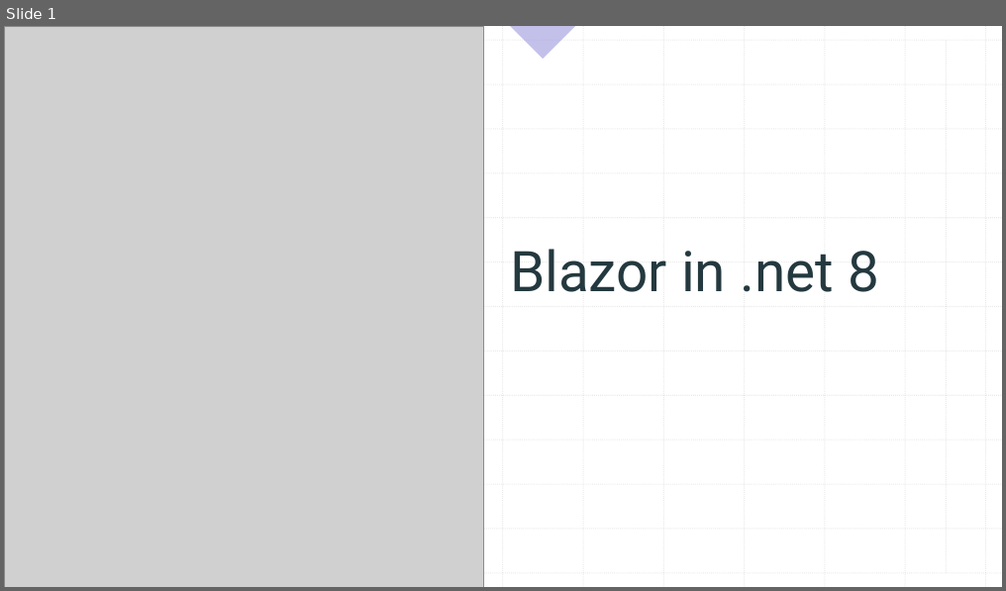
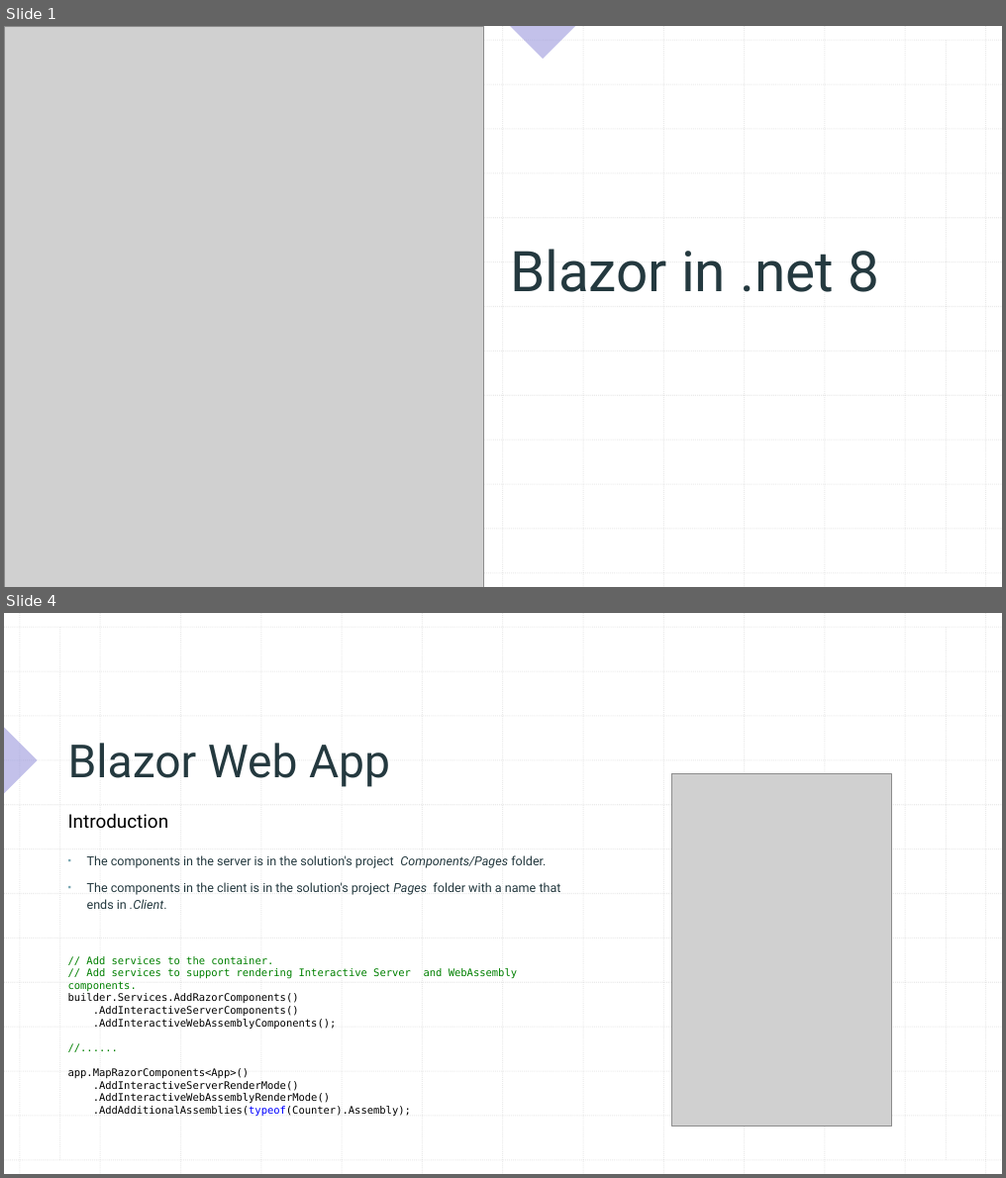
Before and after one commit to xccu/NetCore-Demo, a slide deck: Blazor in .net 8.pptx. Shown one above the other, each under a label of ours: slide 1 before the commit, slides 1 and 4 after it; the slides between them are not shown. The pictures are 1006x591 and 1006x1178 pixels, drawn with LibreOffice and Linux fonts; fonts in the diff are those of the drawing; grey boxes stand for pictures. Boxes give left, top, right and bottom in pixels: in the first picture for what was removed or moved away, otherwise in the second. Text is boxed around its words. In the diff, an @@ line names an element or a change of style, - is before the commit and + after.

```diff
--- a/Blazor in .net 8.pptx
+++ b/Blazor in .net 8.pptx
@@ slide 4 added at box(4, 613, 1002, 1174), background #FFFFFF; not listed: 26 template elements that a slide beside it also shows @@
@@ line added from (60, 627) to (60, 1160), #BCBCBC 1 pt dashed @@
@@ line added from (946, 627) to (946, 1160), #BCBCBC 1 pt dashed @@
@@ right triangle added at box(4, 728, 37, 793), fill #8885D7 at 50% opacity @@
@@ title added at box(68, 743, 390, 787), 44 pt, text #24393F @@
+Blazor Web App
@@ picture added at box(672, 774, 893, 1127) @@
@@ text added at box(68, 813, 169, 829), 18 pt, text #000000 @@
+Introduction
@@ text added at box(87, 856, 561, 909), 12 pt, text #24393F @@
+▪ The components in the server is in the solution's project Components/Pages folder.
+▪ The components in the client is in the solution's project Pages folder with a name that ends in .Client.
@@ text added at box(68, 957, 411, 1117), 10 pt, text #000000 @@
+// Add services to the container.
+// Add services to support rendering Interactive Server and WebAssembly components.
+builder.Services.AddRazorComponents()
+.AddInteractiveServerComponents()
+.AddInteractiveWebAssemblyComponents();
+//......
+app.MapRazorComponents<App>()
+.AddInteractiveServerRenderMode()
+.AddInteractiveWebAssemblyRenderMode()
+.AddAdditionalAssemblies(typeof(Counter).Assembly);
```
Also in this commit, not shown: 12 slides changed, 1 other slide added, 2 slides removed, 24 other files.
